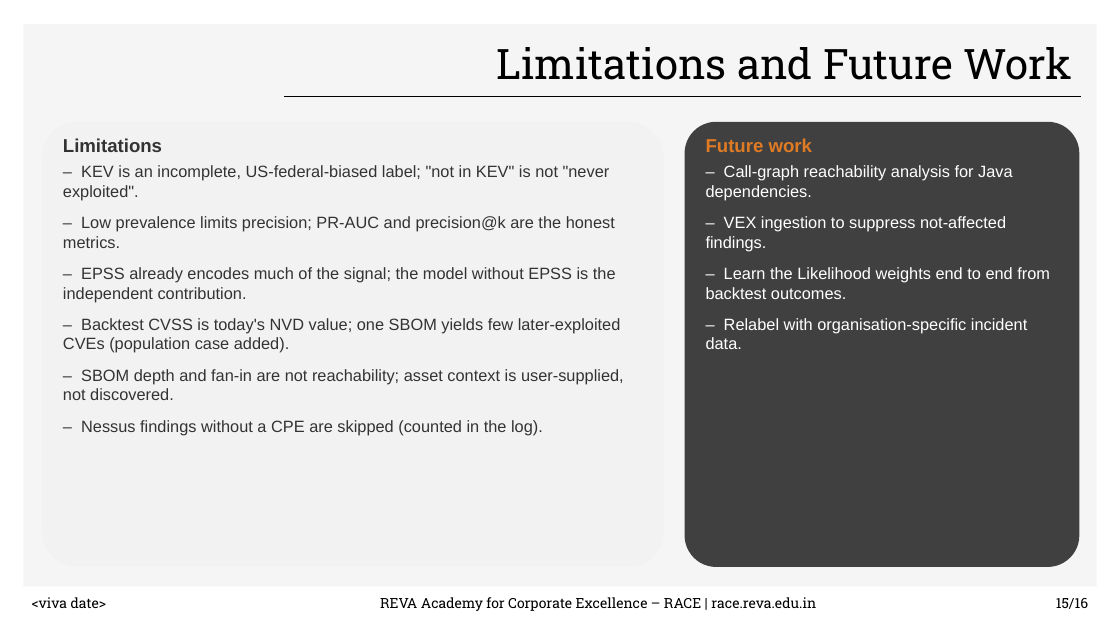
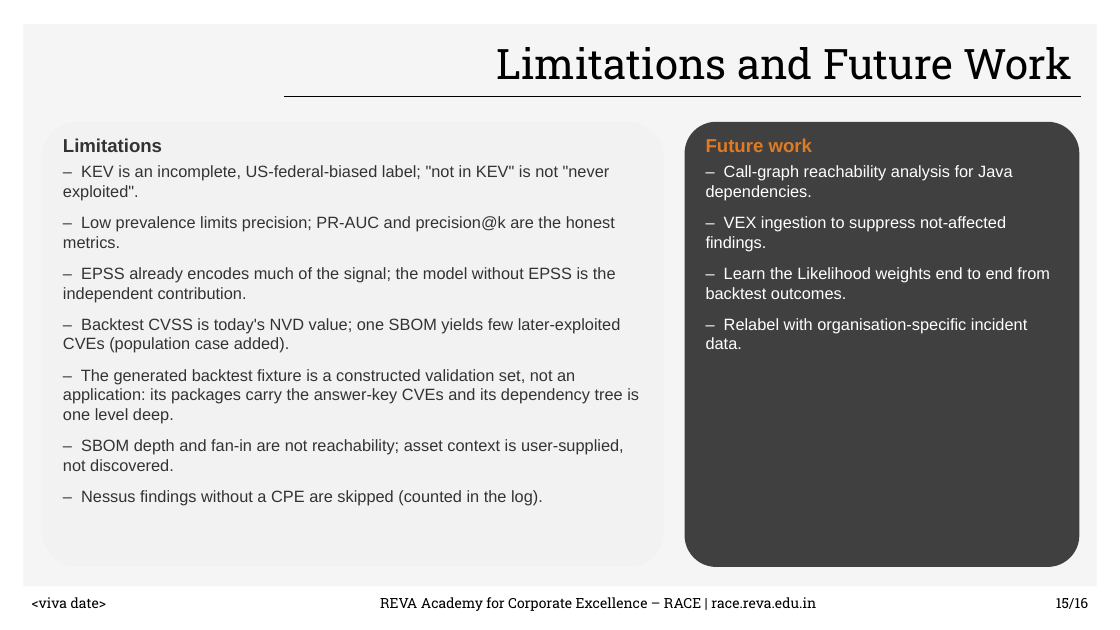
Before and after one commit to akilkumarmn/sbom-risk-engine, a slide deck: slide 15 of docs/deck/Cap2_SBOM_Risk_Engine_results.pptx. Drawn at 1120x630 pixels with LibreOffice and Linux fonts; fonts in the diff are those of the drawing; background and template pictures are left out. Boxes give left, top, right and bottom in pixels: in the first picture for what was removed or moved away, otherwise in the second. Text is boxed around its words. In the diff, an @@ line names an element or a change of style, - is before the commit and + after.

```diff
--- a/docs/deck/Cap2_SBOM_Risk_Engine_results.pptx
+++ b/docs/deck/Cap2_SBOM_Risk_Engine_results.pptx
@@ text at <box>63,369,639,424</box>: paragraph added @@
+– The generated backtest fixture is a constructed validation set, not an application: its packages carry the answer-key CVEs and its dependency tree is one level deep.
```
Also in this commit, not shown: 4 other slides changed, 2 other files.
